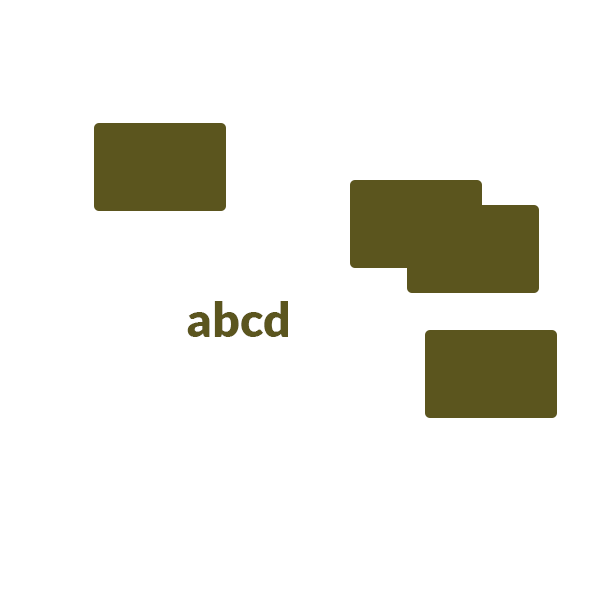
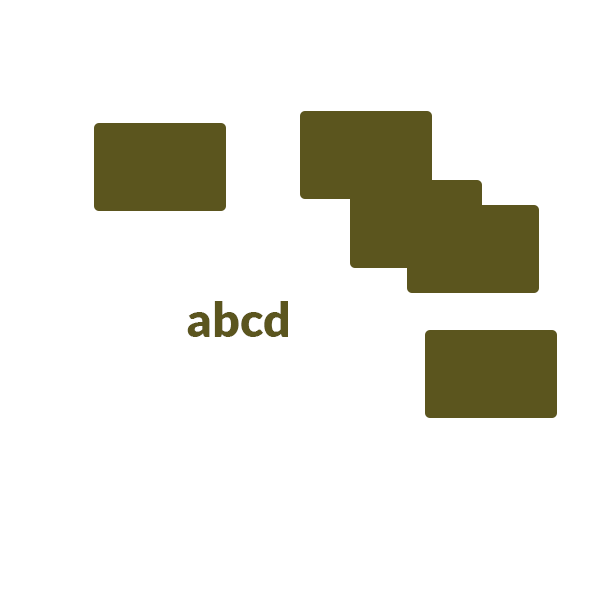
Layered file, before and after one edit (w=600, h=600). Changes by layer:
added layer "Rounded Rectangle 5" above "Rounded Rectangle 4" over [300, 111, 432, 199]
